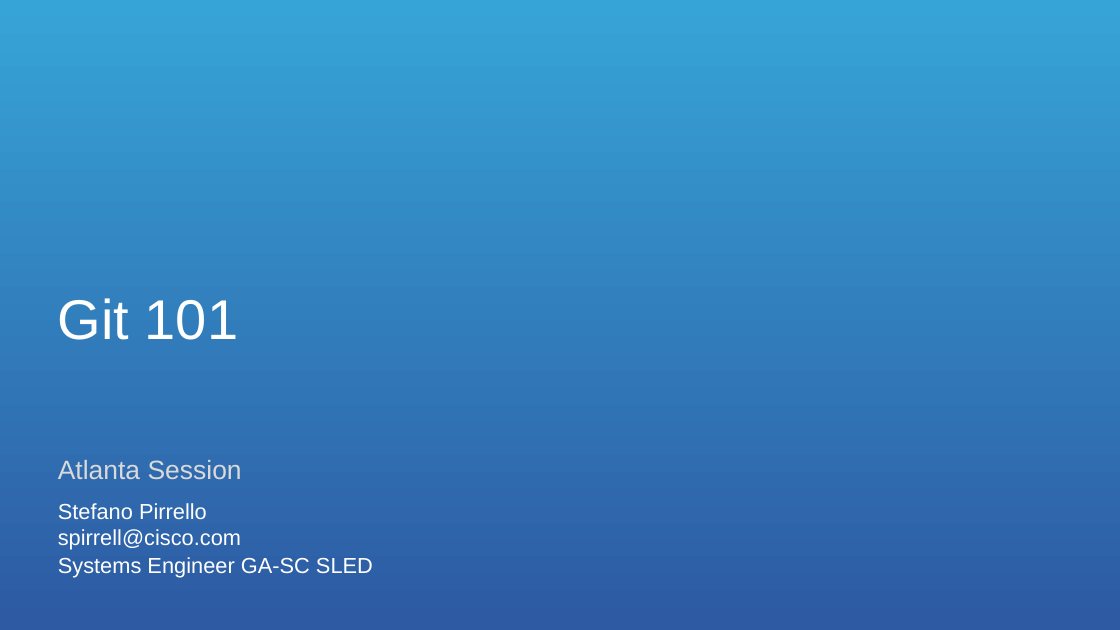
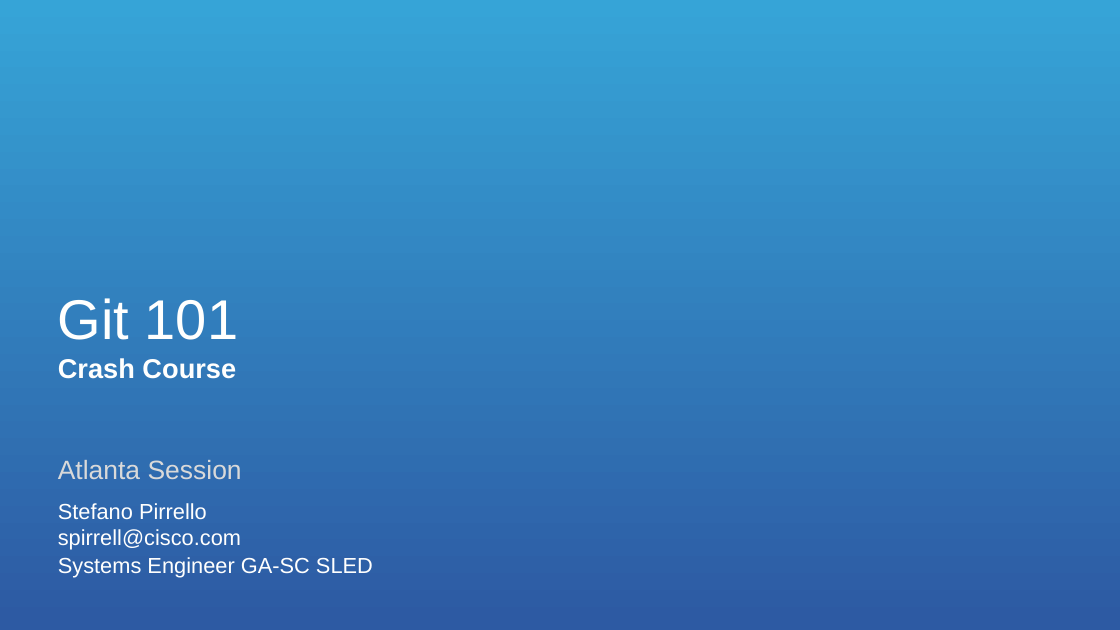
Before and after one commit to spirrello/devshow, a slide deck: slide 1 of Git101.pptx. Drawn at 1120x630 pixels with LibreOffice and Linux fonts; fonts in the diff are those of the drawing; background and template pictures are left out. Boxes give left, top, right and bottom in pixels: in the first picture for what was removed or moved away, otherwise in the second. Text is boxed around its words. In the diff, an @@ line names an element or a change of style, - is before the commit and + after.

```diff
--- a/Git101.pptx
+++ b/Git101.pptx
@@ text added at (58,358,236,379), 17.5 pt, text #FFFFFE, bold @@
+Crash Course
```
Also in this commit, not shown: 2 other slides changed, 2 slides added, 5 other files.
